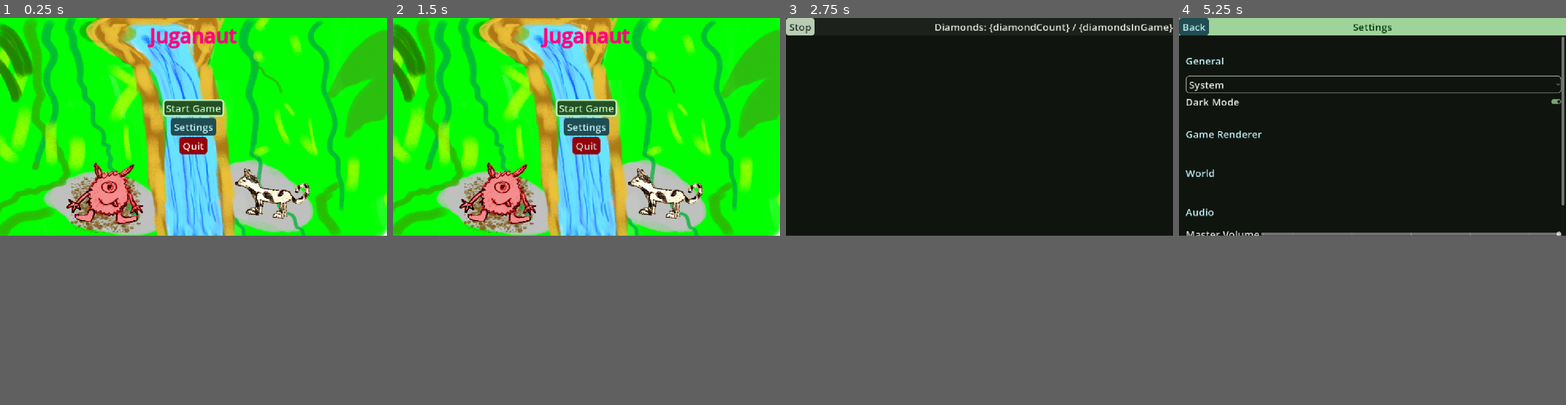
Above: before the commit, frames 1-4 (left to right).
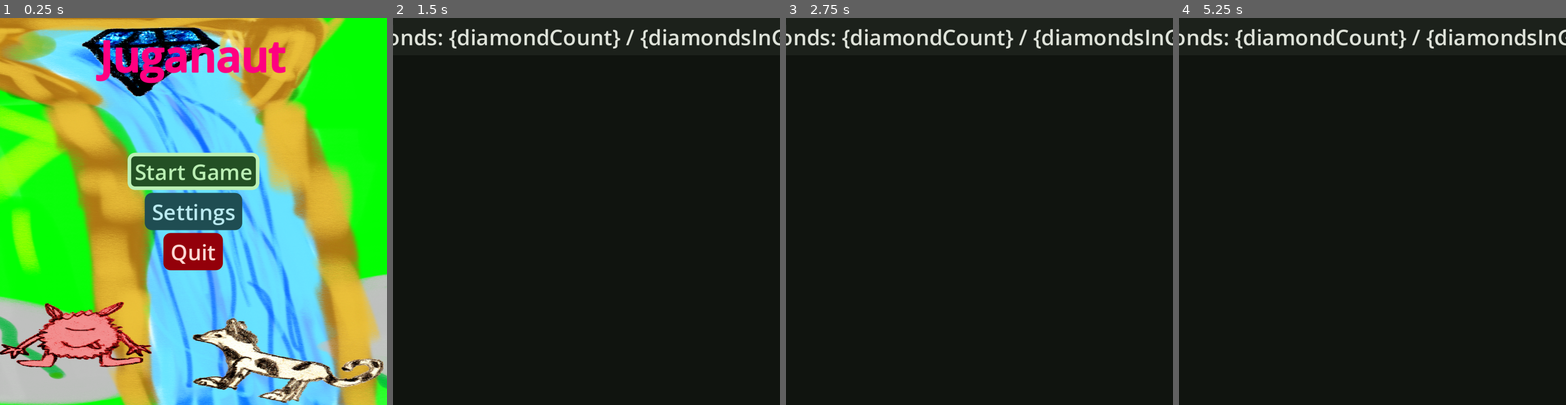
Above: after the commit, the same moments.

Repository: SirVincelot24/juganaut-godot
Game: Godot game, scene res://scenes/MainMenu.tscn
Two runs of this game, one before a commit and one after it. Both use one fixed random seed, a clock stepped at 60 frames per second and the inputs below.
Inputs (mouse positions are in pixels of both pictures, inside the frame that each line leads up to):
- Up to frame 1 (0.25 s): no input
- Up to frame 2 (1.5 s): click "Start Game" at 0.5 s; click (408, 25) at 1.25 s, where only the run before the commit has a clickable "Stop"
- Up to frame 3 (2.75 s): click (979, 107) at 2 s, where only the run before the commit has a clickable "Start Game"
- Up to frame 4 (5.25 s): click (1194, 25) at 2.75 s, where only the run before the commit has a clickable "Stop"; click (1372, 107) at 3.5 s, where only the run before the commit has a clickable "Start Game"; click (1194, 25) at 4.25 s, where only the run before the commit has a clickable "Stop"; click (1372, 126) at 5 s, where only the run before the commit has a clickable "Settings"
In our replay, the window is 800x450 before the commit and 800x800 after it. These sizes can differ from the game's own. Grey fills any space a smaller window leaves; there, only what the larger window draws over its background counts as a difference.

The runs differ from the first frame. In frame 1, 87% of the frame differs, in the area x 0-100%, y 0-100%; in frame 2, 56%; in frame 3, 2.5%; in frame 4, 8.0%.

Commit message:
hopefully fix ui scaling issue

Diff:
--- a/project.godot
+++ b/project.godot
@@ -13,6 +13,7 @@
 config/name="Juganaut"
 run/main_scene="uid://e44s83b1qdo4"
 config/features=PackedStringArray("4.7", "Mobile")
+boot_splash/bg_color=Color(0, 0, 0, 0)
 boot_splash/show_image=false
 config/icon="uid://bycnxmvy1b2ku"
 
@@ -27,8 +28,11 @@
 
 [display]
 
-window/stretch/mode="canvas_items"
+window/size/viewport_width=1080
+window/size/viewport_height=1080
 window/stretch/aspect="expand"
+window/stretch/scale=2.0
+window/handheld/orientation=6
 
 [editor_plugins]
 
--- a/scenes/game.tscn
+++ b/scenes/game.tscn
@@ -63,3 +63,4 @@
 layout_mode = 2
 size_flags_horizontal = 8
 text = "diamondCount"
+horizontal_alignment = 2
--- a/scripts/UI/main_menu.gd
+++ b/scripts/UI/main_menu.gd
@@ -12,3 +12,4 @@
 
 func _ready() -> void:
 	get_viewport().size_changed.connect(update_background)
+	update_background()
